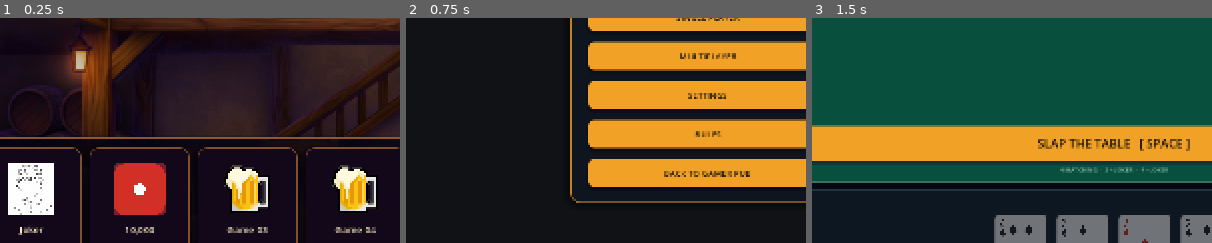
Above: before the commit, frames 1-3 (left to right).
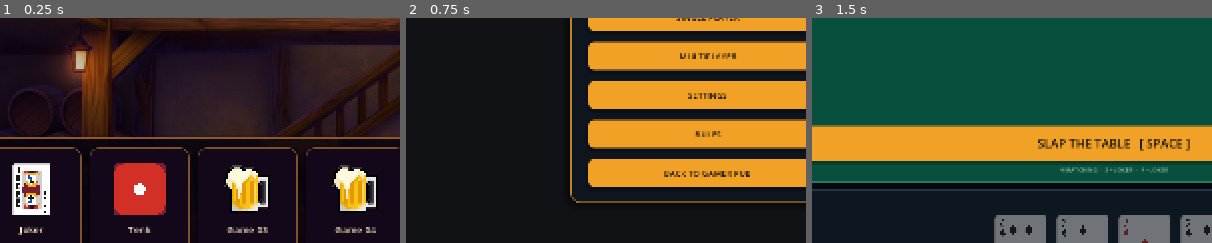
Above: after the commit, the same moments.

Repository: nulref/GamerPub
Game: Godot game, scene res://launcher/main_menu.tscn
The game is run twice, just before and just after one commit, with the same random seed, the same clock (stepped at 60 frames per second) and the same inputs.
Inputs (mouse positions are % of the whole screen's width and height, from its top left):
- Up to frame 1 (0.25 s): no input
- Up to frame 2 (0.75 s): click (16, 77) at 0.52 s
- Up to frame 3 (1.5 s): click "SINGLE PLAYER" at 1.25 s
The pictures show only the part of the screen within x 12-62%, y 36-86%; the shares and areas given below are measured in that part.

The runs differ from the first frame. In frame 1, 1.8% of the frame differs, in the area x 2-39%, y 64-97%; in frame 2, nothing differs; in frame 3, nothing differs.

Commit message:
chore: update launcher game branding

Diff:
--- a/launcher/scripts/main_menu.gd
+++ b/launcher/scripts/main_menu.gd
@@ -4,7 +4,7 @@
 
 const GAME_CARD_SCRIPT := preload("res://launcher/scripts/game_card.gd")
 const GAME_LOGO := preload("res://launcher/assets/art/gp_logo.webp")
-const JOKER_LOGO := preload("res://games/joker/assets/art/joker.png")
+const JOKER_LOGO := preload("res://shared/assets/Cards/card_joker.png")
 const TENK_LOGO := preload("res://shared/assets/Dice/die_red_1.png")
 
 const MAX_VISIBLE_CARDS := 6
@@ -24,7 +24,7 @@
 	},
 	{
 		"id": &"tenk",
-		"name": "10,000",
+		"name": "Tenk",
 		"logo": TENK_LOGO,
 		"scene": "res://games/tenk/scenes/game.tscn",
 	},
Not shown, changed: dist/index.html
Not shown, changed: dist/index.pck
